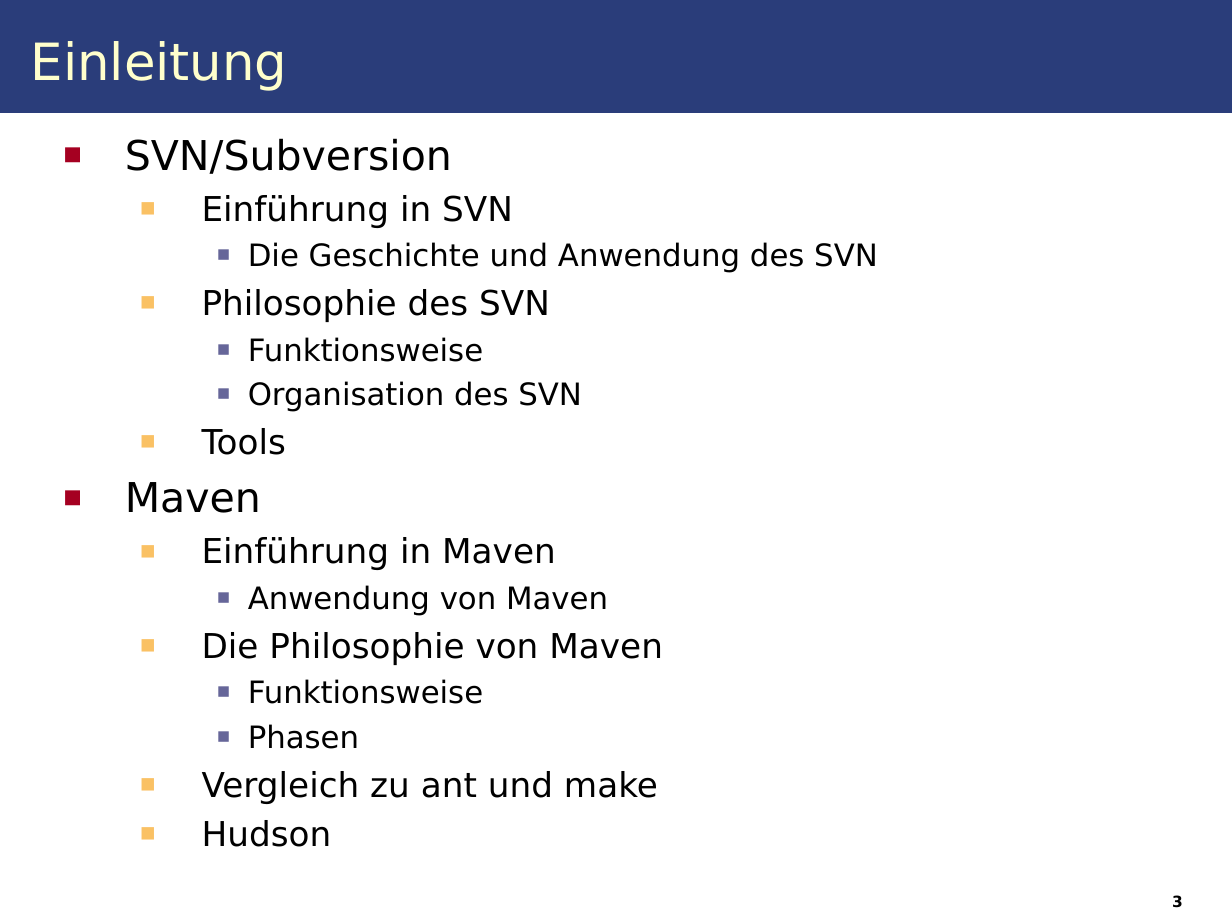
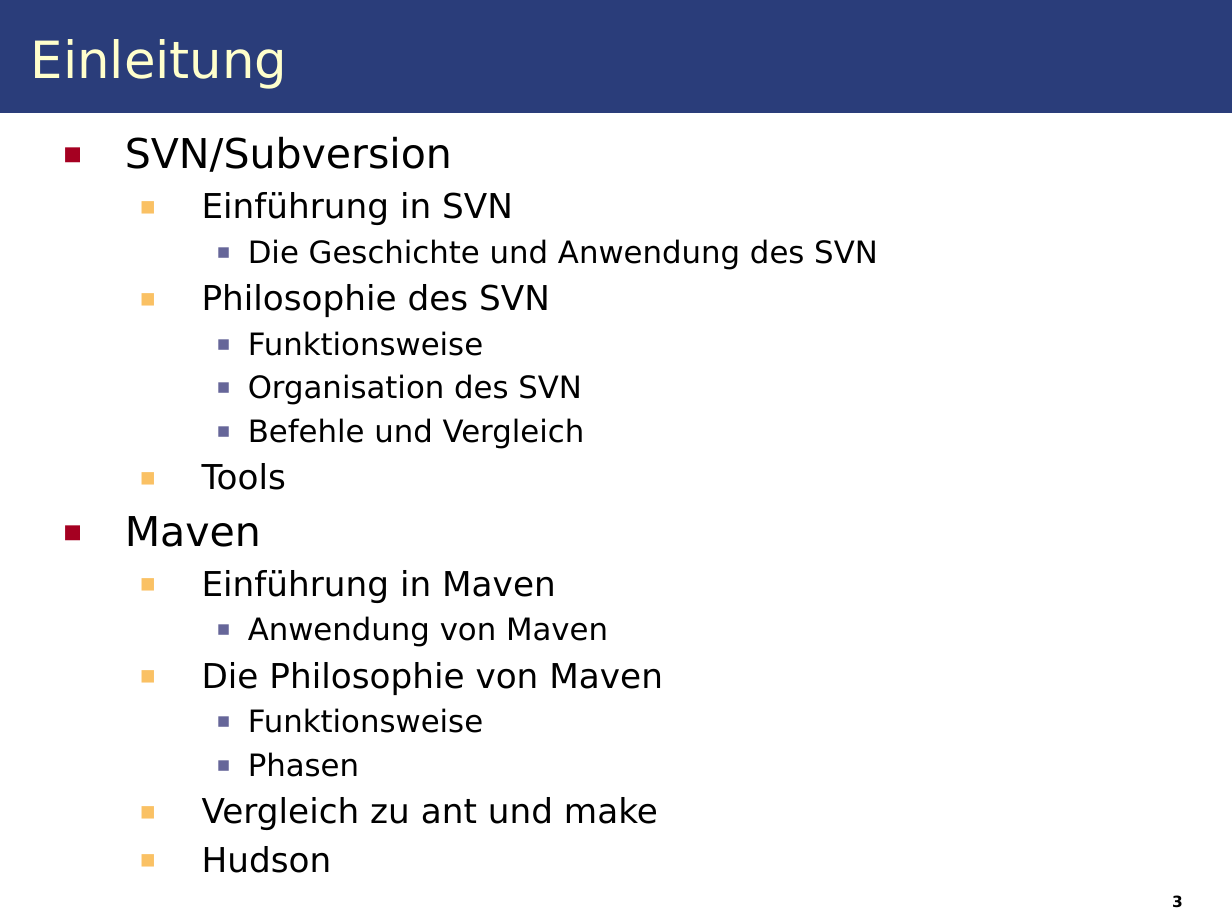
Before and after one commit to IAAS/decidr, a slide deck: slide 3 of seminars/at/Seminar.ppt. Drawn at 1232x924 pixels with LibreOffice and Linux fonts; fonts in the diff are those of the drawing. Boxes give left, top, right and bottom in pixels: in the first picture for what was removed or moved away, otherwise in the second. Text is boxed around its words. In the diff, an @@ line names an element or a change of style, - is before the commit and + after.

```diff
--- a/seminars/at/Seminar.ppt
+++ b/seminars/at/Seminar.ppt
@@ title "Einleitung" at <box>31,39,288,89</box>: line spacing 1 to 0.97 @@
@@ text at <box>125,136,878,873</box>: line spacing 1 to 0.97 @@
@@ text at <box>248,418,585,449</box>: paragraph added @@
+    ■ Befehle und Vergleich
```
Also in this commit, not shown: 5 other slides changed, 14 slides added, 9 other files.
